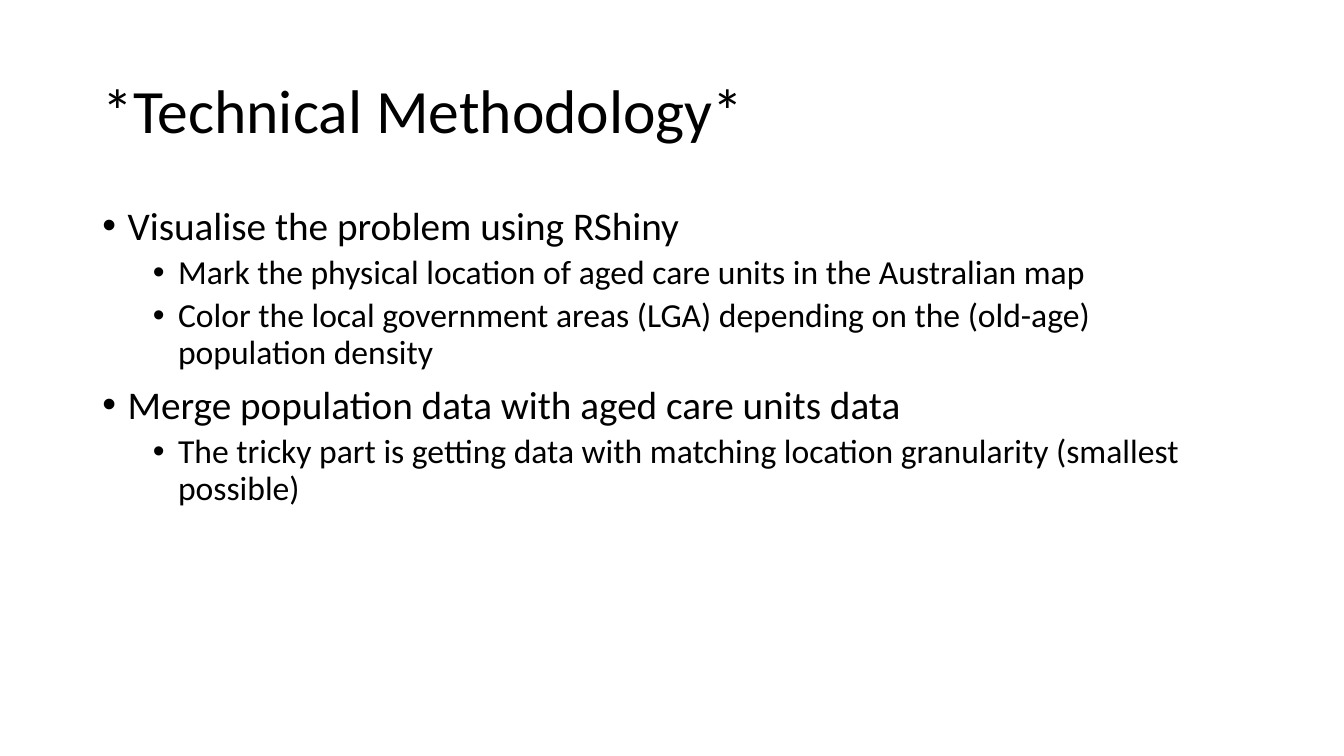
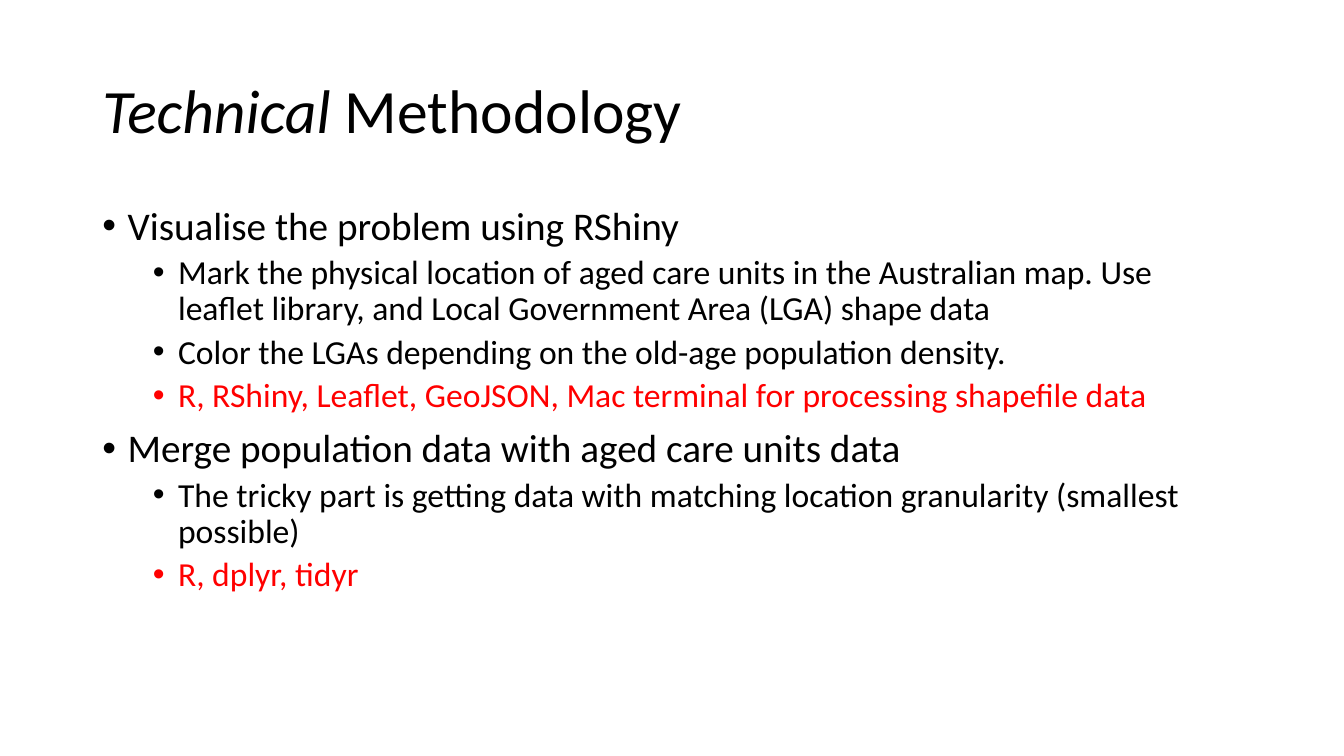
Before and after one commit to vdencarnacion/probset, a slide deck: slide 4 of final_presentation.pptx. Drawn at 1344x756 pixels with LibreOffice and Linux fonts; fonts in the diff are those of the drawing. Boxes give left, top, right and bottom in pixels: in the first picture for what was removed or moved away, otherwise in the second. Text is boxed around its words. In the diff, an @@ line names an element or a change of style, - is before the commit and + after.

```diff
--- a/final_presentation.pptx
+++ b/final_presentation.pptx
@@ title at box(102, 90, 682, 144): text changed @@
-*Technical Methodology*
+Technical Methodology
@@ text at box(178, 260, 1152, 413): text changed @@
-  • Mark the physical location of aged care units in the Australian map
-  • Color the local government areas (LGA) depending on the (old-age) population density
+  • Mark the physical location of aged care units in the Australian map. Use leaflet library, and Local Government Area (LGA) shape data
+  • Color the LGAs depending on the old-age population density.
+  • R, RShiny, Leaflet, GeoJSON, Mac terminal for processing shapefile data
@@ text at box(178, 562, 358, 592): paragraph added @@
+  • R, dplyr, tidyr
```
Also in this commit, not shown: 3 other slides changed, 1 other file.
